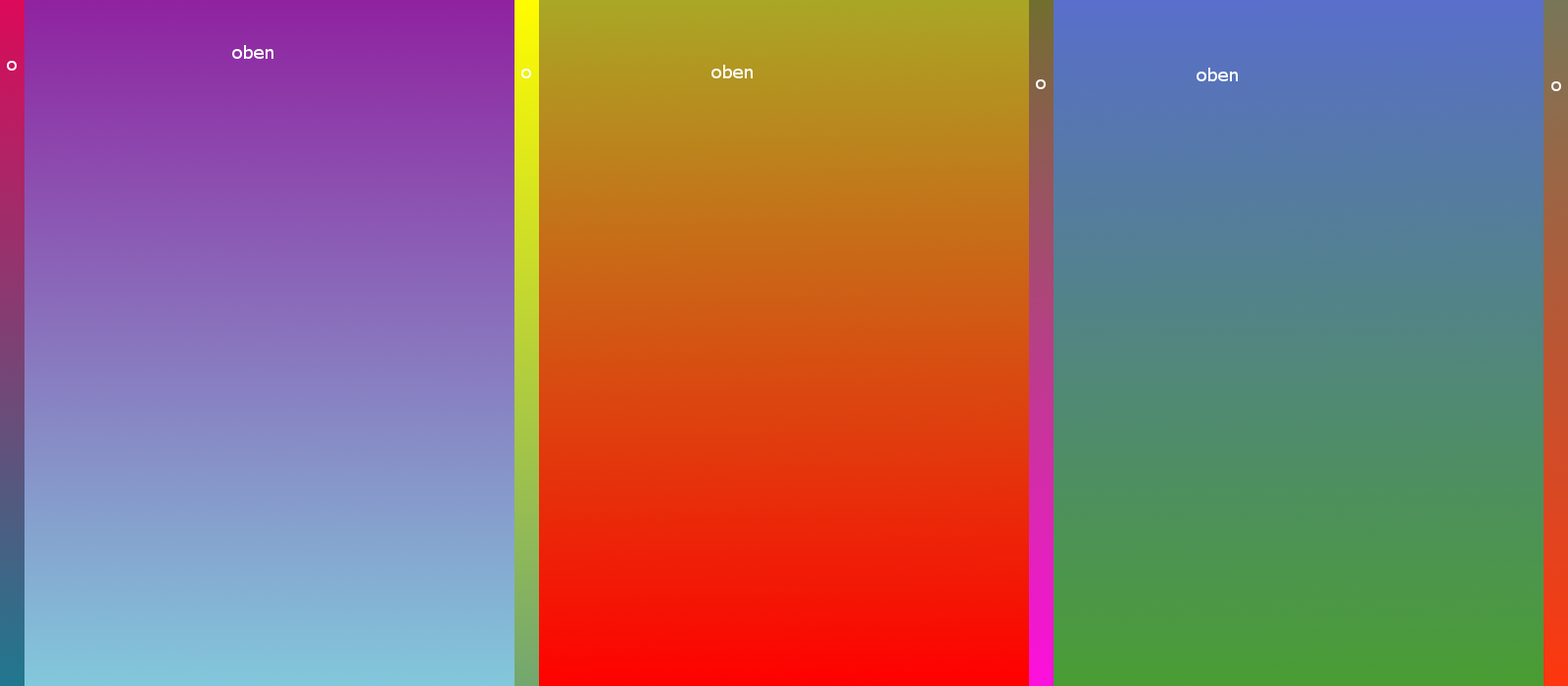
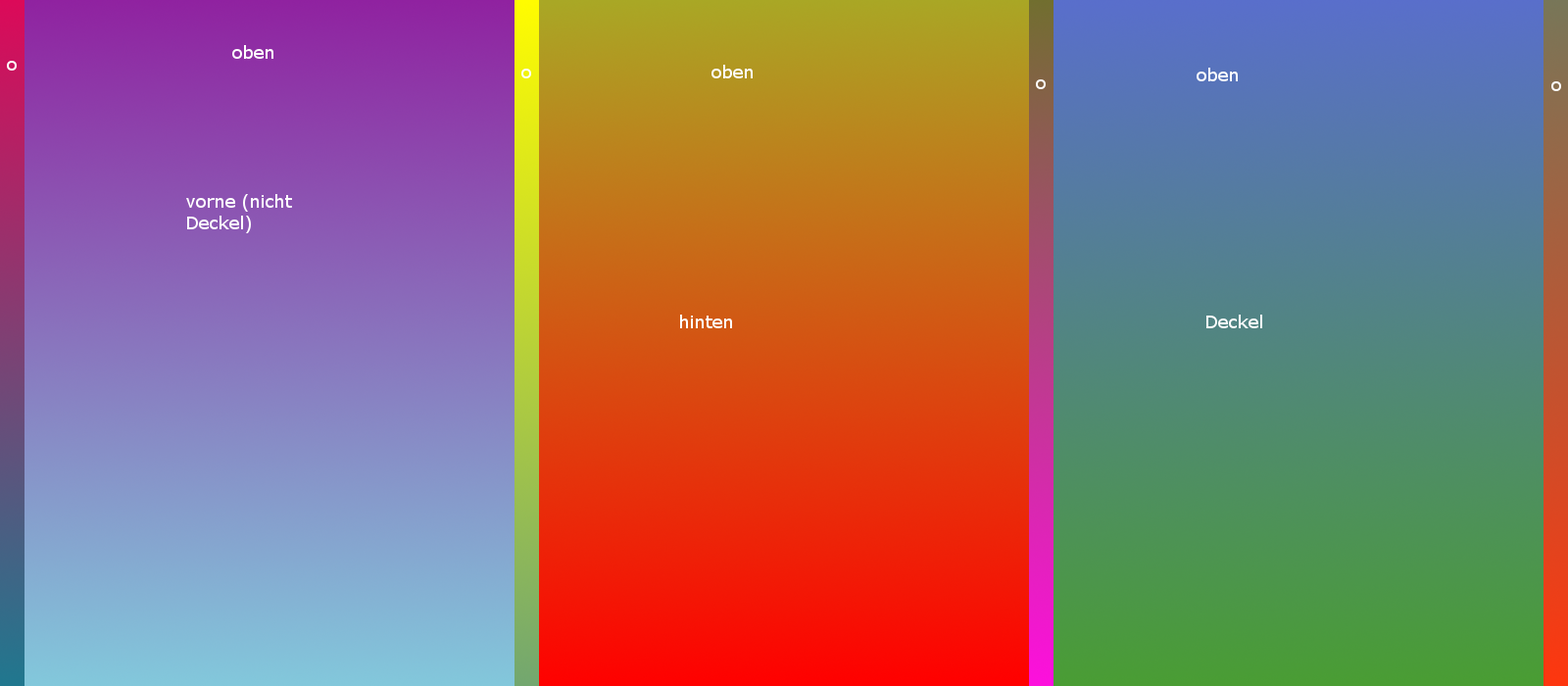
Layered file, before and after one edit (1568px x 686px). Changes by layer:
added layer "Deckel" above "hinten ..." over (x1=1206, y1=314, x2=1263, y2=329)
added layer "hinten ..." above "vorne (nicht Deckel)" over (x1=680, y1=314, x2=733, y2=329)
added layer "vorne (nicht Deckel)" over (x1=186, y1=194, x2=293, y2=234)
renamed "Background" to "texture_template.png", painted on it over (x1=186, y1=194, x2=1263, y2=329)
